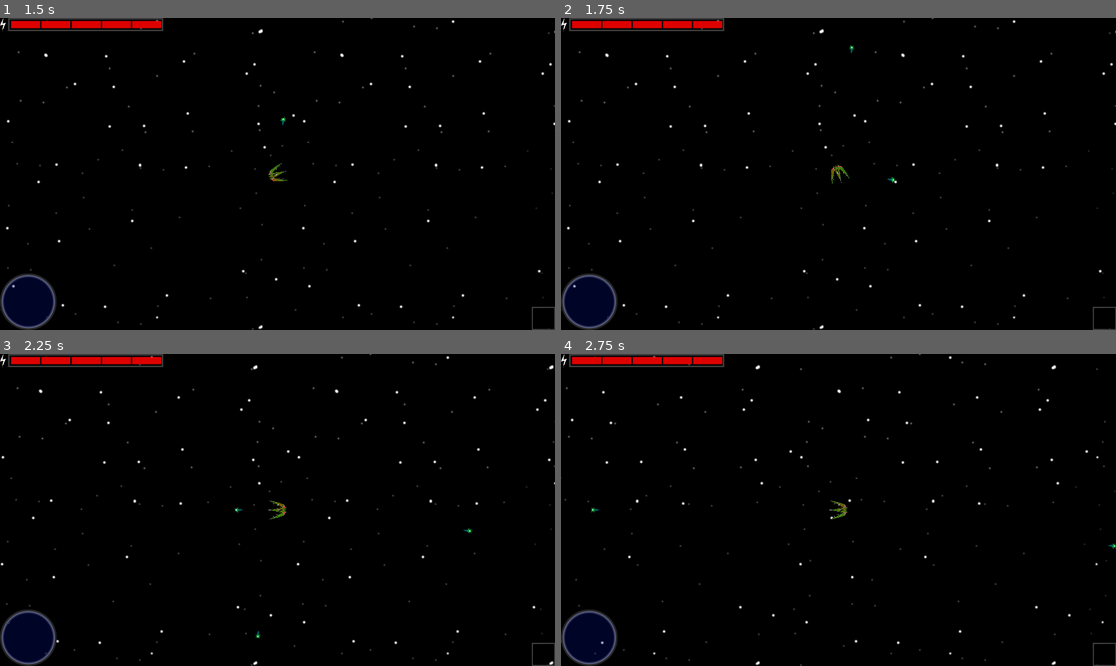
Above: before the commit, frames 1-4 (two rows, left to right).
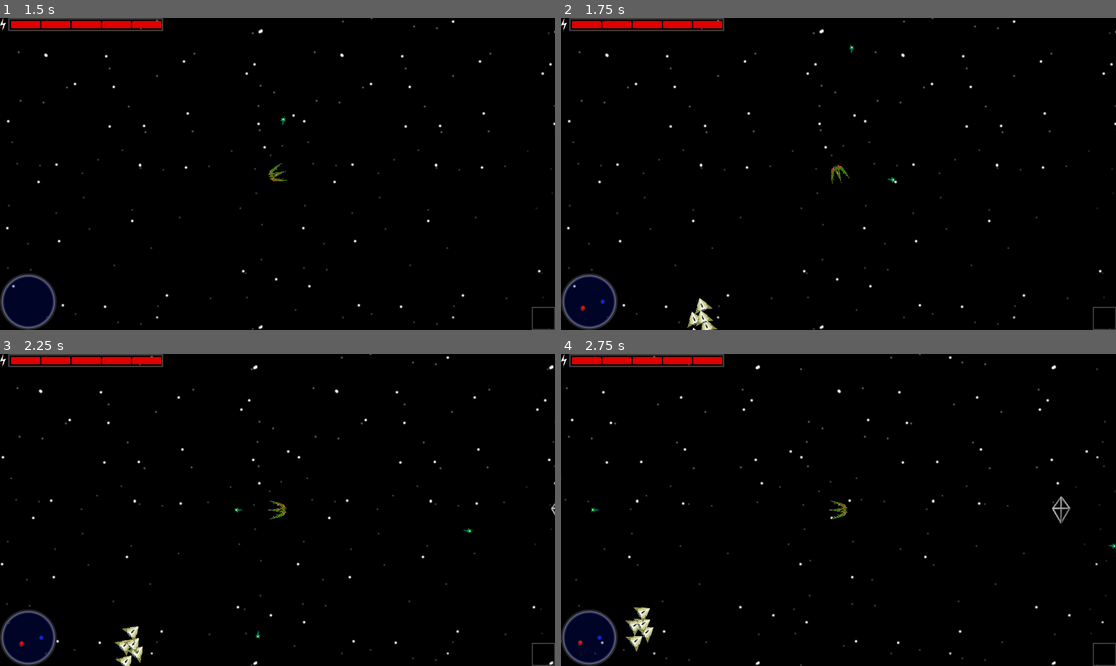
Above: after the commit, the same moments.

Repository: intrepidhero-coder/gameoff2021
Game: Godot game, scene res://scenes/main.tscn
The game is run twice, just before and just after one commit, with the same random seed, the same clock (stepped at 60 frames per second) and the same inputs.
Inputs:
- Up to frame 1 (1.5 s): click "Test Mode" at 0.5 s; tap Enter at 1.25 s; hold Right (right) from 1.28 s (still down); hold Space (action) from 1.28 s (still down)
- Up to frame 2 (1.75 s): keep holding Right (right); keep holding Space (action)
- Up to frame 3 (2.25 s): release Right (right) at 2.03 s; release Space (action) at 2.03 s; hold Down (down) from 2.03 s (still down); tap Space (action) at 2.1 s
- Up to frame 4 (2.75 s): keep holding Down (down)

Frame 1 is identical in both runs. In frame 2, 0.3% of the frame differs, in the area x 3-29%, y 89-100%; in frame 3, 0.4%; in frame 4, 0.5%, in the area x 3-92%, y 45-96%.
Error before the commit: Invalid get index 'events' (on base: 'Nil'). (res://scripts/main.gd:89)

Commit message:
Fixes to mission reloading, tweaks to damage

Diff:
--- a/missions/mission1.gd
+++ b/missions/mission1.gd
@@ -15,15 +15,6 @@
 		"number": 1,
 		"position": Vector2(1000, 0),
 		"action": "player_target",
-		"triggered": false
-	},
-	{
-		"after": {"time": 0},
-		"groups": ["gamma", "baddies"],
-		"kind": "spawn",
-		"scene": "Dr",
-		"number": 1,
-		"position": Vector2(0, 0),
 		"triggered": false
 	},
 	{
--- a/scenes/mission_menu.tscn
+++ b/scenes/mission_menu.tscn
@@ -13,7 +13,7 @@
 
 [node name="GridContainer" type="GridContainer" parent="."]
 margin_right = 411.0
-margin_bottom = 161.0
+margin_bottom = 240.0
 custom_constants/vseparation = 10
 custom_constants/hseparation = 20
 columns = 2
@@ -45,7 +45,7 @@
 margin_right = 238.0
 margin_bottom = 112.0
 custom_fonts/font = ExtResource( 2 )
-text = "On Patrol"
+text = "Training"
 __meta__ = {
 "_edit_use_anchors_": false
 }
@@ -62,10 +62,32 @@
 "_edit_use_anchors_": false
 }
 
-[node name="Back" type="Button" parent="GridContainer"]
+[node name="Select2" type="Button" parent="GridContainer"]
 margin_top = 122.0
 margin_right = 238.0
-margin_bottom = 161.0
+margin_bottom = 191.0
+custom_fonts/font = ExtResource( 2 )
+text = "On Patrol"
+__meta__ = {
+"_edit_use_anchors_": false
+}
+
+[node name="Label2" type="Label" parent="GridContainer"]
+margin_left = 258.0
+margin_top = 122.0
+margin_right = 411.0
+margin_bottom = 191.0
+custom_fonts/font = ExtResource( 2 )
+text = "0/0
+"
+__meta__ = {
+"_edit_use_anchors_": false
+}
+
+[node name="Back" type="Button" parent="GridContainer"]
+margin_top = 201.0
+margin_right = 238.0
+margin_bottom = 240.0
 custom_fonts/font = ExtResource( 2 )
 text = "Back to Menu"
 __meta__ = {
@@ -73,4 +95,5 @@
 }
 
 [connection signal="pressed" from="GridContainer/Select1" to="." method="_on_Select1_pressed"]
+[connection signal="pressed" from="GridContainer/Select2" to="." method="_on_Select2_pressed"]
 [connection signal="pressed" from="GridContainer/Back" to="." method="_on_Back_pressed"]
--- a/scripts/dr.gd
+++ b/scripts/dr.gd
@@ -7,7 +7,7 @@
 export var accel = Vector2()
 export var thrust = 200
 export var attitude = 0
-export (int) var max_health = 100
+export (int) var max_health = 1000
 export (int) var health = max_health
 export var world_position = Vector2()
 var dead = false
@@ -29,7 +29,7 @@
 	accel = Vector2()
 	thrust = 200
 	attitude = 0
-	max_health = 100
+	max_health = 1000
 	health = max_health
 
 # Called every frame. 'delta' is the elapsed time since the previous frame.
--- a/scripts/drone.gd
+++ b/scripts/drone.gd
@@ -50,6 +50,7 @@
 	newBullet.velocity = Vector2(sin(a), -cos(a)) * newBullet.speed
 	newBullet.rotation = a
 	newBullet.speed = 1000
+	newBullet.damage = 5
 	root.add_child(newBullet)
 	newBullet.add_to_group("mission_despawn")
 	newBullet.show()
--- a/scripts/main.gd
+++ b/scripts/main.gd
@@ -89,10 +89,12 @@
 	for event in scenario.events:
 		var trigger = false
 		if event["triggered"]:
+			# skip old events
 			continue
+		# determine if the event should be triggered
 		if "time" in event["after"] and scenario_elapsed_time >= event["after"]["time"]:
 			trigger = true
-		if "group" in event["after"]:
+		elif "group" in event["after"]:
 			if event["after"]["group"] == "Player":
 				if "position" in event["after"] and $Player.world_position.distance_to(event["after"]["position"]) < 200:
 					trigger = true
@@ -100,12 +102,15 @@
 					if $Player.target and event["after"]["target"] in $Player.target.get_groups():
 						trigger = true
 			else:
-				var flag = true
-				for n in get_tree().get_nodes_in_group(event["after"]["group"]):
-					if "dead" in event["after"] and not n.dead:
-						flag = false
-						break
-				trigger = flag
+				var group = get_tree().get_nodes_in_group(event["after"]["group"])
+				# avoid check on groups that haven't been spawned yet
+				if len(group) > 0:
+					var flag = true
+					for n in group:
+						if "dead" in event["after"] and not n.dead:
+							flag = false
+							break
+					trigger = flag
 		if trigger:
 			event["triggered"] = true
 			if event["kind"] == "spawn":
--- a/scripts/main_menu.gd
+++ b/scripts/main_menu.gd
@@ -23,6 +23,7 @@
 	parent.quit()
 
 func _on_Test_Mode_pressed():
+	parent.setup_scenario(1)
 	parent.start_mission()
 	parent.setup_state(parent.GAME)
 	$"../Player".god_mode = true
--- a/scripts/mission_menu.gd
+++ b/scripts/mission_menu.gd
@@ -19,3 +19,7 @@
 func _on_Select1_pressed():
 	parent.setup_scenario(0)
 	parent.setup_state(parent.BRIEF)
+
+func _on_Select2_pressed():
+	parent.setup_scenario(1)
+	parent.setup_state(parent.BRIEF)
--- a/scripts/player.gd
+++ b/scripts/player.gd
@@ -30,6 +30,7 @@
 	health = max_health
 	target = null
 	$Sprite.show()
+	$CollisionShape2D.set_deferred("disabled", false)
 
 # Called every frame. 'delta' is the elapsed time since the previous frame.
 func pewpewdie():
@@ -118,6 +119,7 @@
 
 func _on_DeathTimer_timeout():
 	$DeathTimer.stop()
+	$ExplosionParticles.emitting = false
 	$"..".end_mission()
 	$"..".setup_state($"..".MENU)
 
